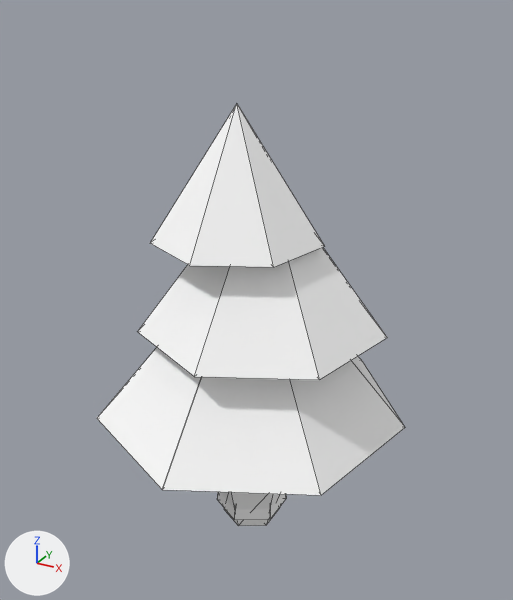
The glTF model apps/pod-web/artifacts/source-assets/meshes/canopy-tree.gltf as it was, and as the next commit left it.
The view is the same before and after, from a 50 mm camera at (1.22, -2.18, 1.22) aimed at (0.04, -0.02, 0.14). The axes (+X, +Y, +Z) are drawn at lower left. The lights are the same throughout. The first picture is the older version. Mesh edges are drawn as thin lines. Vertices at exactly the same position are counted once.
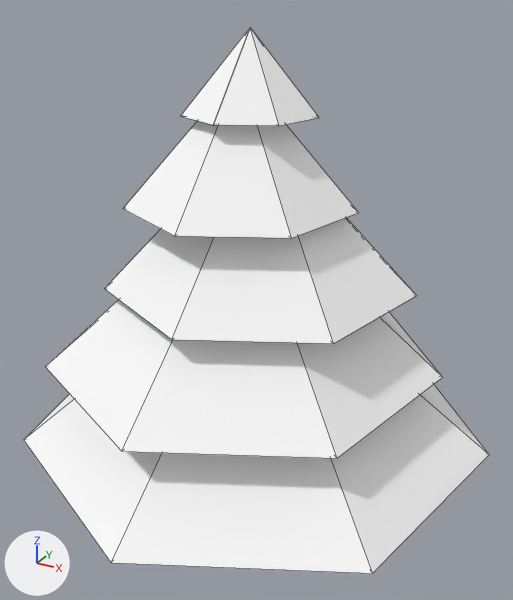
Pixel boxes [x1, y1, x2, y2] of what changed, in the pictures (513 x 600 px; the box of a moved part takes in the faces that stretch with it):
'Mesh_0', reshaped (51% wider, 29% taller): before [97, 104, 405, 526]; after [24, 28, 489, 573]
part 1 of me_mesh_0, moved or reshaped (not visible afterwards): before [220, 492, 281, 526]
part 2 of me_mesh_0, added: after [24, 384, 489, 573]
part 3 of me_mesh_0, added: after [45, 300, 442, 458]
part 4 of me_mesh_0, added: after [105, 218, 417, 344]
part 5 of me_mesh_0, added: after [123, 121, 359, 238]
part 6 of me_mesh_0, moved or reshaped: before [97, 348, 405, 495]; after [181, 28, 319, 126]
part 7 of me_mesh_0, built on: before [138, 104, 387, 520]

What the commit changed:
me_mesh_0 is used by ob_mesh_0; location (0.0, 0.0, 0.0).
me_mesh_0 had 60 vertices, 90 faces and spanned x -0.6..0.6, y -0.62..0.56, z -0.88..0.86.
me_mesh_0 now has 78 vertices, 118 faces and spans x -0.88..0.92, y -0.92..0.83, z -0.83..1.1.
me_mesh_0 part 1: the loose piece of 16 vertices spanning x -0.16..0.16, y -0.18..0.18, z -0.88..-0.64 is scaled about its middle by (0.897, 0.897, 0.917), then moved by (0.0, 0.0, 0.04).
me_mesh_0 part 2: a new loose piece, a 7-sided cone pointing to +z spanning x -0.88..0.92, y -0.92..0.83, z -0.4..0.32, in mat_material_0 (white #ffffff).
me_mesh_0 part 3: a new loose piece, a 7-sided cone pointing to +z spanning x -0.76..0.72, y -0.78..0.66, z -0.09..0.57, in mat_material_0 (white #ffffff).
me_mesh_0 part 4: a new loose piece, a 7-sided cone pointing to +z spanning x -0.54..0.6, y -0.56..0.54, z 0.21..0.79, in mat_material_0 (white #ffffff).
me_mesh_0 part 5: a new loose piece, a 7-sided cone pointing to +z spanning x -0.43..0.39, y -0.45..0.35, z 0.51..0.97, in mat_material_0 (white #ffffff).
me_mesh_0 part 6: the loose piece of 10 vertices spanning x -0.6..0.6, y -0.62..0.56, z -0.34..0.38 is scaled about its middle by (0.387, 0.387, 0.389), then moved by (0.0, 0.02, 0.94).
Part 7, on me_mesh_0:
33 vertices are removed from x -0.43..0.51, y -0.46..0.45, z -0.82..0.86.
52 faces are deleted.
15 vertices are added at x -0.1..0.1, y -0.12..0.12, z -0.82..0.46.
24 new faces join them.
